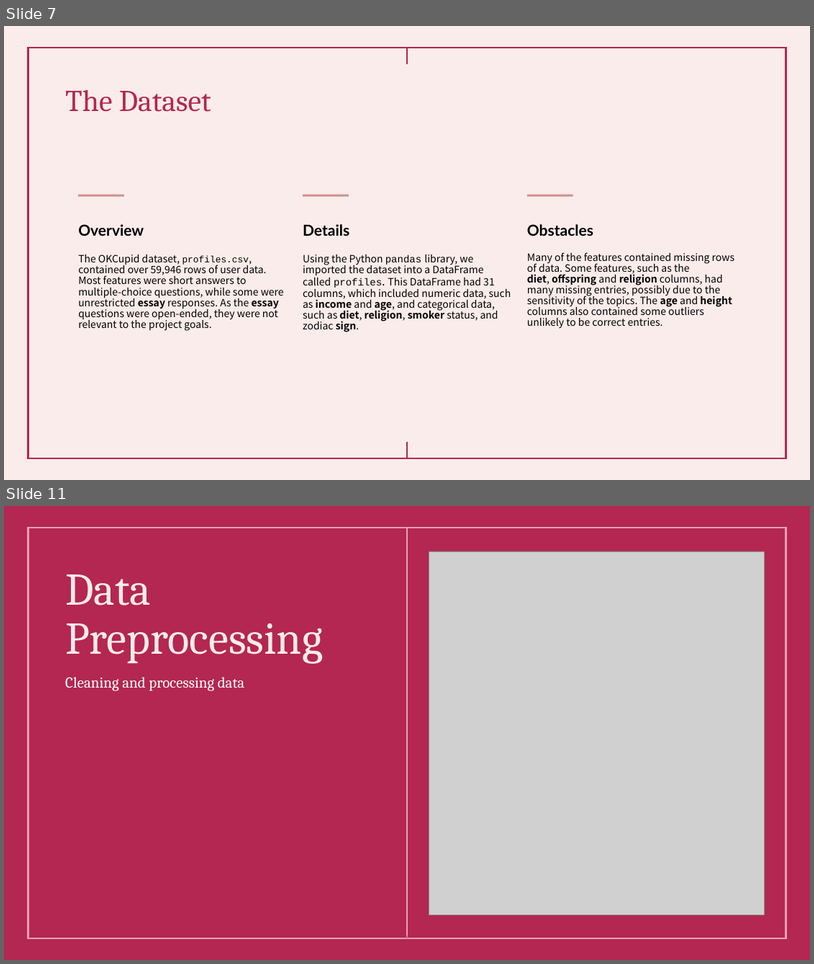
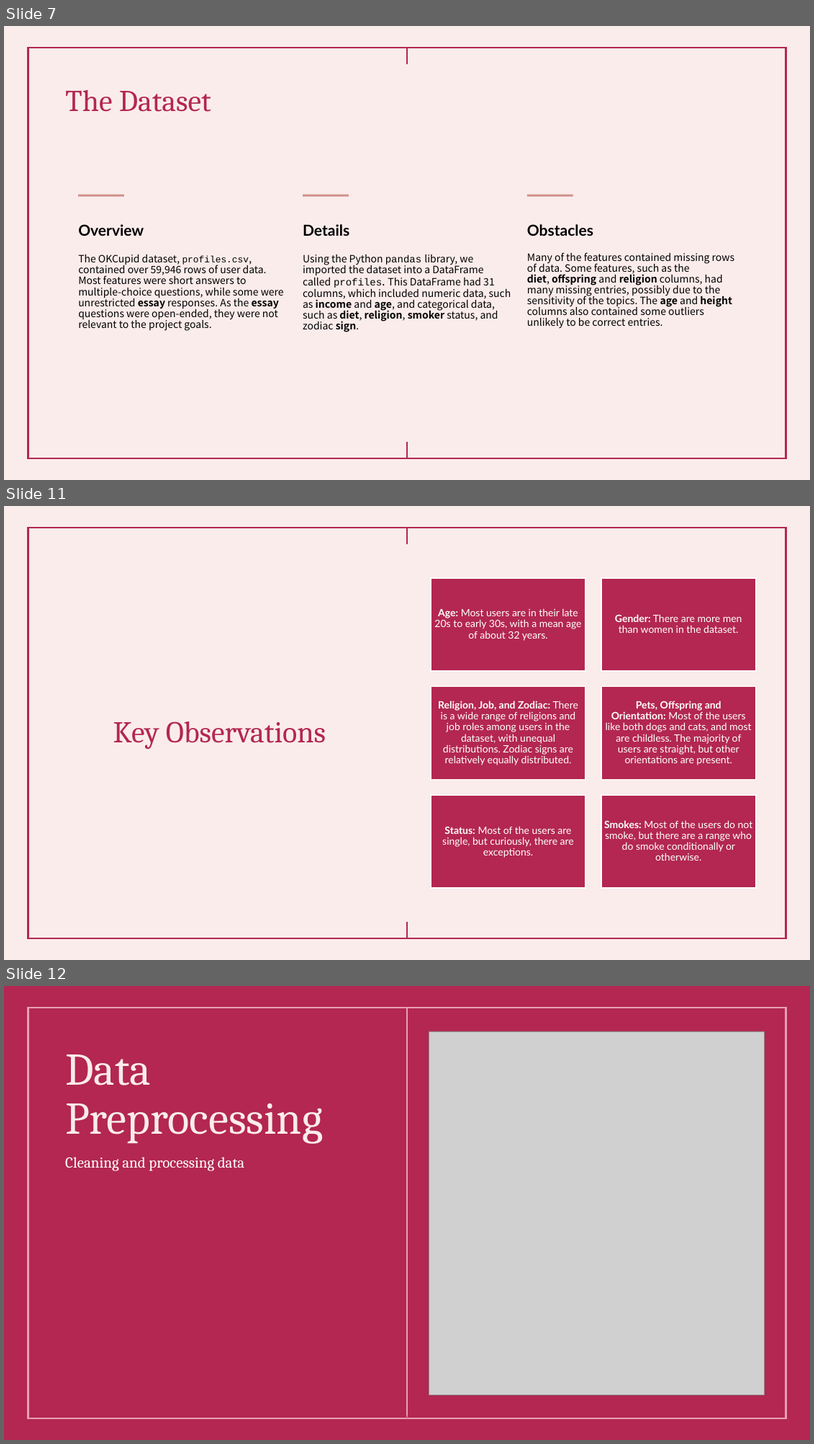
Before and after one commit to FaatimahMajothi98/OKCupid-Machine-Learning-Portfolio-Project, a slide deck: OKCupid-Date-A-Scientist-Starter/OKCupid – Machine Learning Analysis.pptx. Shown one above the other, each under a label of ours: slides 7 and 11 before the commit, slides 7, 11 and 12 after it; the slides between them are not shown. The pictures are 814x964 and 814x1444 pixels, drawn with LibreOffice and Linux fonts; fonts in the diff are those of the drawing; grey boxes stand for pictures. Boxes give left, top, right and bottom in pixels: in the first picture for what was removed or moved away, otherwise in the second. Text is boxed around its words. In the diff, an @@ line names an element or a change of style, - is before the commit and + after.

```diff
--- a/OKCupid-Date-A-Scientist-Starter/OKCupid – Machine Learning Analysis.pptx
+++ b/OKCupid-Date-A-Scientist-Starter/OKCupid – Machine Learning Analysis.pptx
@@ slide 11 added at [4, 506, 810, 960], background #FAECEB; not listed: 3 template elements that a slide beside it also shows @@
@@ title added at [113, 721, 326, 749], 36 pt, text #B32752 @@
+Key Observations
@@ group added at [431, 578, 756, 888]: 6 rectangles, 6 texts @@
+Age: Most users are in their late 20s to early 30s, with a mean age of about 32 years.
+Gender: There are more men than women in the dataset.
+Religion, Job, and Zodiac: There is a wide range of religions and job roles among users in the dataset, with unequal distributions. Zodiac signs are relatively equally distributed.
+Pets, Offspring and Orientation: Most of the users like both dogs and cats, and most are childless. The majority of users are straight, but other orientations are present.
+Status: Most of the users are single, but curiously, there are exceptions.
+Smokes: Most of the users do not smoke, but there are a range who do smoke conditionally or otherwise.
@@ what was slide 11 is now slide 12 @@
```
Also in this commit, not shown: 3 slides changed, 3 other slides added, 2 slides removed, 1 other file.
